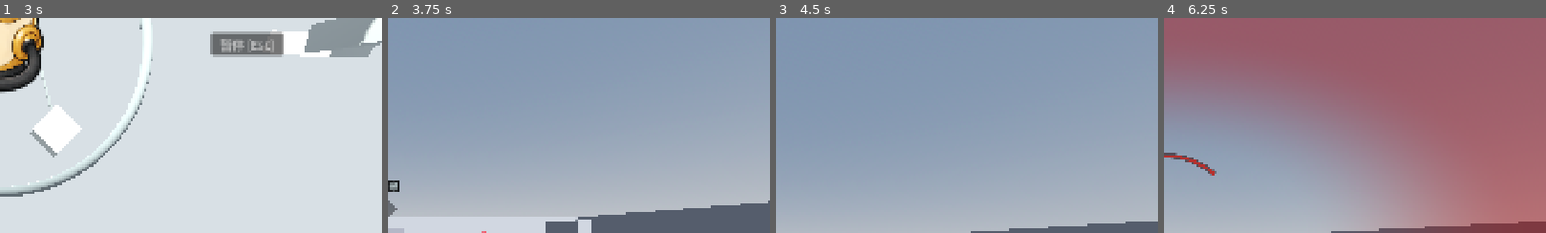
Above: before the commit, frames 1-4 (left to right).
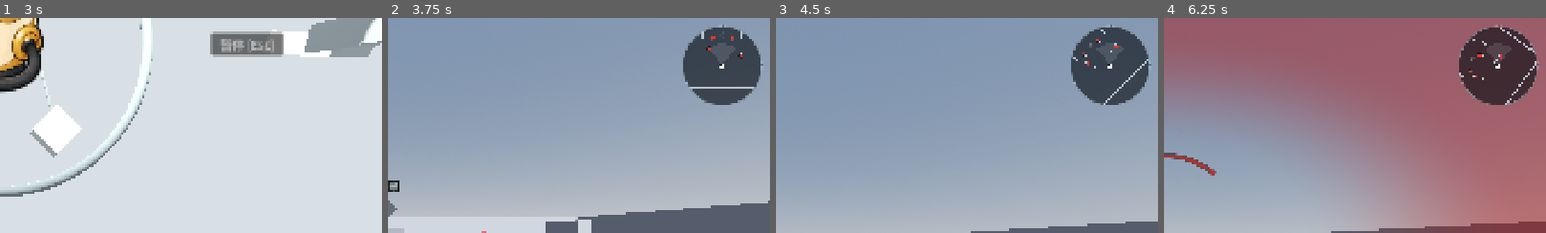
Above: after the commit, the same moments.

Repository: kyrie21z/Battlefield-Rouge
Game: Godot game, scene res://ui/game_start.tscn
Same seed, same stepped clock (60 frames per second), same inputs: the game is played once before the commit and once after it. Sound files missing from this copy of the repository are replaced by a short silence.
Inputs (mouse positions are % of the whole screen's width and height, from its top left):
- Up to frame 1 (3 s): click "下一句 [Enter]" at 0.5 s; click "下一句 [Enter]" at 1.25 s; tap Enter at 2 s; move the mouse to (72, 45) at 2.02 s; hold D (move_right) 2.03-2.75 s; hold Right mouse button (aim) 2.03-2.75 s; click (72, 45) at 2.17 s; tap Space (jump) at 2.27 s; tap V (melee) at 2.3 s; click "确定，开始行动" at 2.75 s
- Up to frame 2 (3.75 s): click (26, 54) at 3.5 s
- Up to frame 3 (4.5 s): move the mouse to (45, 50) at 4.27 s; hold W (move_forward) from 4.28 s (still down); tap V (melee) at 4.35 s; click (45, 50) at 4.42 s
- Up to frame 4 (6.25 s): keep holding W (move_forward); tap Space (jump) at 4.52, 6.02 s; tap G (shield) at 4.55, 5.1 s; move the mouse to (52, 48) at 5.02 s; click (52, 48) at 5.17 s; tap 1 at 5.3, 5.85 s; move the mouse to (49, 52) at 5.77 s; click (49, 52) at 5.92 s; right-click (49, 52) at 6.05 s
The pictures show only the part of the screen within x 50-100%, y 0-50%; the shares and areas given below are measured in that part.

Frame 1 is identical in both runs. In frame 2, 5.9% of the frame differs, in the area x 77-99%, y 3-41%; in frame 3, 5.9%; in frame 4, 6.1%.

Commit message:
feat: HUD minimap
Top-right circular minimap (200 px, 28 m radius), player-centred and
rotating with the view. Draws the map's Geometry boxes top-down, living
enemies as red dots (fainter while fleeing), the boss as a diamond, the
capture point and buff pedestal in their marker colours with rim arrows
when out of range, and a red rim pulse where reinforcements spawn. Hidden
while scoped, dead or choosing a buff.

ZoneDirector gains a read-only living_enemies() and a
reinforcement_spawned(position) signal; no sim change, fixture hashes
unchanged.

Implemented by CDS (deepseek-v4.1-flash), reviewed and adjusted by Claude.

Co-Authored-By: Claude Opus 5.5 <noreply@anthropic.com>

Diff:
--- /dev/null
+++ b/tests/minimap_proof.gd
@@ -0,0 +1,99 @@
+extends Node
+## Native-window proof frames for the HUD minimap:
+##   godot --path . res://tests/minimap_proof.tscn -- --out=docs/proof/minimap
+## Frames: 01 zone 1 at the start, 02 after a 90 degree turn, 03 a
+## reinforcement pulse plus an out-of-range capture arrow, 04 the boss map.
+## Needs a real display.
+
+const ZONE := "res://maps/zone_1.tscn"
+
+var _out_dir := "res://docs/proof/minimap"
+var _player: Player
+var _director: ZoneDirector
+
+
+func _ready() -> void:
+	for arg in OS.get_cmdline_user_args():
+		if arg.begins_with("--out="):
+			_out_dir = arg.trim_prefix("--out=")
+	_out_dir = ProjectSettings.globalize_path(_out_dir)
+	if DisplayServer.get_name() == "headless":
+		push_error("minimap proof needs a native display")
+		get_tree().quit(1)
+		return
+	DirAccess.make_dir_recursive_absolute(_out_dir)
+	DisplayServer.window_set_size(Vector2i(1280, 720))
+
+	RunState.start_fixture(RunFixture.by_id("FX-001"))
+	var scene: Node = load(ZONE).instantiate()
+	add_child(scene)
+	await _frames(3)
+	await _press_one()
+	get_tree().paused = false
+	_player = scene.get_node("Player") as Player
+	_director = scene.get_node("ZoneDirector") as ZoneDirector
+	_freeze_actors()
+	_player.set_physics_process(false)
+	_player.global_position = Vector3(0.0, 0.0, 14.0)
+	_player.global_rotation = Vector3.ZERO
+	await _seconds(0.3)
+	_shot("01_zone1_start")
+
+	_player.global_rotation = Vector3(0.0, PI * 0.5, 0.0)
+	await _seconds(0.2)
+	_shot("02_turned_90")
+
+	_player.global_position = Vector3(28.0, 0.0, 28.0)
+	_player.global_rotation = Vector3.ZERO
+	await _seconds(0.2)
+	_director._spawn_one()
+	await _seconds(0.15)
+	_shot("03_reinforcement_pulse")
+
+	scene.queue_free()
+	await _frames(2)
+	RunState.start_fixture(RunFixture.by_id("FX-002"))
+	var boss_scene: Node = load("res://maps/boss.tscn").instantiate()
+	add_child(boss_scene)
+	await _frames(5)
+	get_tree().paused = false
+	_player = boss_scene.get_node("Player") as Player
+	_director = boss_scene.get_node("ZoneDirector") as ZoneDirector
+	_freeze_actors()
+	_player.set_physics_process(false)
+	_player.global_position = Vector3(0.0, 0.0, -7.0)
+	_player.global_rotation = Vector3.ZERO
+	await _seconds(0.3)
+	_shot("04_boss")
+	print("proof frames written to %s" % _out_dir)
+	get_tree().quit(0)
+
+
+func _freeze_actors() -> void:
+	for node in get_tree().get_nodes_in_group("enemy"):
+		(node as Enemy).set_physics_process(false)
+
+
+func _press_one() -> void:
+	var choose := InputEventKey.new()
+	choose.physical_keycode = KEY_1
+	choose.pressed = true
+	Input.parse_input_event(choose)
+	await _frames(2)
+	choose.pressed = false
+	Input.parse_input_event(choose)
+	await _frames(3)
+
+
+func _shot(name: String) -> void:
+	var image := get_viewport().get_texture().get_image()
+	image.save_jpg("%s/%s.jpg" % [_out_dir, name], 0.88)
+
+
+func _seconds(t: float) -> void:
+	await get_tree().create_timer(t, true, false, true).timeout
+
+
+func _frames(count: int) -> void:
+	for i in count:
+		await get_tree().process_frame
--- /dev/null
+++ b/tests/minimap_proof.tscn
@@ -0,0 +1,6 @@
+[gd_scene load_steps=2 format=3]
+
+[ext_resource type="Script" path="res://tests/minimap_proof.gd" id="1_proof"]
+
+[node name="MinimapProof" type="Node"]
+script = ExtResource("1_proof")
--- /dev/null
+++ b/tests/minimap_test.gd
@@ -0,0 +1,168 @@
+extends Node
+## Headless check of the HUD minimap:
+##   godot --headless --path . res://tests/minimap_test.tscn
+## Presentation only: geometry, the world-to-map transform, marker visibility,
+## rim clamping, reinforcement pulses and the scope hiding rule.
+
+var _failures := 0
+var _finished := false
+var _player: Player
+var _director: ZoneDirector
+var _map: Minimap
+
+
+func _ready() -> void:
+	await _run()
+	var ok := _failures == 0 and _finished
+	print("%s (%d failed%s)" % ["ALL PASSED" if ok else "FAIL", _failures,
+		"" if _finished else ", run did not finish"])
+	get_tree().quit(0 if ok else 1)
+
+
+func _run() -> void:
+	var scene: Node = load("res://maps/zone_1.tscn").instantiate()
+	add_child(scene)
+	await get_tree().process_frame
+	_choose_entry(scene)
+	await _frames(3)
+	_player = scene.get_node("Player") as Player
+	_director = scene.get_node("ZoneDirector") as ZoneDirector
+	_map = scene.get_node("HUD/Minimap") as Minimap
+	for node in get_tree().get_nodes_in_group("enemy"):
+		(node as Enemy).set_physics_process(false)
+	_player.global_position = Vector3.ZERO
+	_player.global_rotation = Vector3.ZERO
+	await _frames(3)
+
+	await _test_scope_hide()
+	_test_geometry()
+	await _test_transform()
+	await _test_enemies()
+	_test_capture_clamp()
+	await _test_reinforcement_pulse()
+	await _test_boss()
+	_finished = true
+
+
+func _test_scope_hide() -> void:
+	print("== the scope takes the minimap away")
+	_player.weapon.select(2)
+	Input.action_press("aim")
+	await _seconds(0.7)
+	_check("sniping is scoped", _player.weapon.is_scoped())
+	await _frames(2)
+	_check("the minimap hides behind the scope", not _map.visible)
+	Input.action_release("aim")
+	await _seconds(0.7)
+	await _frames(2)
+	_check("and comes back when the scope goes down", _map.visible)
+
+
+func _test_geometry() -> void:
+	print("== level geometry")
+	_check("geometry polygons were read (%d)" % _map.geometry_count(), _map.geometry_count() > 0)
+	var covers_centre := false
+	for poly in _map._geometry:
+		if Geometry2D.is_point_in_polygon(Vector2.ZERO, poly):
+			covers_centre = true
+	_check("the floor is excluded", not covers_centre)
+
+
+func _test_transform() -> void:
+	print("== world to map")
+	var centre := _map.size * 0.5
+	_player.global_position = Vector3.ZERO
+	_player.global_rotation = Vector3.ZERO
+	await _frames(1)
+	var ahead := _map.to_map(Vector3(0.0, 0.0, -10.0))
+	_check("10 m ahead maps above the centre", ahead.y < centre.y - 10.0 and absf(ahead.x - centre.x) < 0.5)
+	var right := _map.to_map(Vector3(10.0, 0.0, 0.0))
+	_check("10 m right maps to the right", right.x > centre.x + 10.0 and absf(right.y - centre.y) < 0.5)
+	_check("both directions use the same scale",
+		is_equal_approx(centre.y - ahead.y, right.x - centre.x))
+	_player.global_rotation = Vector3(0.0, PI * 0.5, 0.0)
+	await _frames(1)
+	var turned := _map.to_map(Vector3(0.0, 0.0, -10.0))
+	_check("after a 90 deg turn the same point is to the right",
+		turned.x > centre.x + 10.0 and absf(turned.y - centre.y) < 0.5)
+	_check("turning does not change the distance",
+		is_equal_approx(ahead.distance_to(centre), turned.distance_to(centre)))
+	_player.global_rotation = Vector3.ZERO
+	await _frames(1)
+
+
+func _test_enemies() -> void:
+	print("== enemy markers")
+	_check("the guards are living", _director.living_enemies().size() >= 2)
+	var before := _map.visible_enemy_count()
+	var victim: Enemy = _director.living_enemies()[0]
+	victim.global_position = _player.global_position + Vector3(100.0, 0.0, 0.0)
+	await _frames(1)
+	_check("an enemy beyond range is not drawn", _map.visible_enemy_count() == before - 1)
+	victim.global_position = _player.global_position + Vector3(5.0, 0.0, 0.0)
+	await _frames(1)
+	var living := _director.living_enemies()
+	victim.health.apply_damage(9999.0, Hitbox.BodyPart.BODY)
+	await _frames(2)
+	_check("a dead enemy leaves living_enemies", _director.living_enemies().size() == living.size() - 1
+		and not _director.living_enemies().has(victim))
+
+
+func _test_capture_clamp() -> void:
+	print("== out-of-range objectives")
+	_player.set_physics_process(false)
+	_player.global_position = Vector3(100.0, 0.0, 0.0)
+	var centre := _map.size * 0.5
+	var limit := minf(_map.size.x, _map.size.y) * 0.5 - Minimap.RIM_WIDTH - Minimap.MARKER_RADIUS - 2.0
+	var rim := _map.rim_position(_director.capture_point.global_position)
+	_check("the capture point clamps to the rim", absf(rim.distance_to(centre) - limit) < 0.5)
+	var wanted := (_map.to_map(_director.capture_point.global_position) - centre).normalized()
+	_check("and keeps its direction", (rim - centre).normalized().dot(wanted) > 0.99)
+
+
+func _test_reinforcement_pulse() -> void:
+	print("== reinforcement warning")
+	var emitted: Array[Vector3] = []
+	_director.reinforcement_spawned.connect(func(position: Vector3) -> void: emitted.append(position))
+	_director._spawn_one()
+	_check("spawning a reinforcement signals its position", emitted.size() == 1)
+	_check("the minimap starts a pulse", _map.pulse_count() == 1)
+	await _seconds(1.35)
+	_check("the pulse expires", _map.pulse_count() == 0)
+
+
+func _test_boss() -> void:
+	print("== the boss on the boss map")
+	_player.get_parent().queue_free()
+	await _frames(2)
+	RunState.zone_index = 2
+	var boss_scene: Node = load("res://maps/boss.tscn").instantiate()
+	add_child(boss_scene)
+	await _frames(3)
+	var boss_director := boss_scene.get_node("ZoneDirector") as ZoneDirector
+	_check("the boss is alive", boss_director.boss != null and not boss_director.boss.health.is_dead())
+	_check("living_enemies includes the boss",
+		boss_director.boss != null and boss_director.living_enemies().has(boss_director.boss))
+	_check("the boss map minimap was set up",
+		(boss_scene.get_node("HUD/Minimap") as Minimap).geometry_count() > 0)
+
+
+func _choose_entry(scene: Node) -> void:
+	var director := scene.get_node("ZoneDirector") as ZoneDirector
+	if is_instance_valid(director.selection):
+		(director.selection.get_node("Center/Box/Choices/Choice1") as Button).pressed.emit()
+
+
+func _seconds(seconds: float) -> void:
+	await get_tree().create_timer(seconds).timeout
+
+
+func _frames(count: int) -> void:
+	for i in count:
+		await get_tree().process_frame
+
+
+func _check(label: String, ok: bool) -> void:
+	if not ok:
+		_failures += 1
+	print("  [%s] %s" % ["ok" if ok else "FAIL", label])
--- /dev/null
+++ b/tests/minimap_test.tscn
@@ -0,0 +1,6 @@
+[gd_scene load_steps=2 format=3]
+
+[ext_resource type="Script" path="res://tests/minimap_test.gd" id="1_test"]
+
+[node name="MinimapTest" type="Node"]
+script = ExtResource("1_test")
--- a/ui/hud.gd
+++ b/ui/hud.gd
@@ -112,6 +112,7 @@
 @onready var _objectives: ObjectivePanel = $Top
 @onready var _boss_health: BossHealth = $BossHealth
 @onready var _markers: Control = $WorldMarkers
+@onready var _minimap: Minimap = $Minimap
 @onready var _buffs: BuffBar = $BuffBar
 @onready var _combat_feedback: Label = $CombatFeedback
 @onready var _strike_bar: StrikeBar = $StrikeBar
@@ -162,6 +163,7 @@
 		_markers.add_child(marker)
 		marker.setup(kind, _director, _player)
 	_strike_bar.setup(_director.capture_point)
+	_minimap.setup(_director, _player)
 	_director.capture_point.struck.connect(_on_capture_struck)
 	_director.capture_point.fractured.connect(_on_capture_fractured)
 	_director.capture_point.captured.connect(_on_capture_captured)
@@ -202,6 +204,10 @@
 	if scoped:
 		_reticle.zoom = _player.weapon.zoom_level()
 		_reticle.queue_redraw()
+	# The scope owns the screen; the buff and end screens are layer-10 overlays
+	# above the HUD, so this only has to handle the scope and death.
+	_minimap.visible = not scoped and not _player.health.is_dead() \
+		and _director.phase != ZoneDirector.Phase.BUFF_SELECT
 
 
 func _on_zoom_changed(level: float) -> void:
--- a/ui/hud.tscn
+++ b/ui/hud.tscn
@@ -15,6 +15,7 @@
 [ext_resource type="Script" path="res://ui/buff_bar.gd" id="13_buff_bar"]
 [ext_resource type="Shader" path="res://ui/damage_vignette.gdshader" id="14_vignette"]
 [ext_resource type="Script" path="res://ui/damage_indicator.gd" id="15_indicator"]
+[ext_resource type="Script" path="res://ui/minimap.gd" id="16_minimap"]
 
 [sub_resource type="ShaderMaterial" id="ShaderMaterial_hurt"]
 shader = ExtResource("14_vignette")
@@ -207,6 +208,19 @@
 grow_vertical = 2
 mouse_filter = 2
 
+[node name="Minimap" type="Control" parent="."]
+anchors_preset = 1
+anchor_left = 1.0
+anchor_right = 1.0
+offset_left = -220.0
+offset_top = 20.0
+offset_right = -20.0
+offset_bottom = 220.0
+grow_horizontal = 0
+grow_vertical = 1
+mouse_filter = 2
+script = ExtResource("16_minimap")
+
 [node name="Top" type="Control" parent="."]
 offset_left = 32.0
 offset_top = 24.0
--- /dev/null
+++ b/ui/minimap.gd
@@ -0,0 +1,291 @@
+class_name Minimap
+extends Control
+## Top-right circular minimap. Player-centred, so "up" is where the player
+## faces; the map turns with the player instead of the player icon. Reads the
+## zone director and actors (ui -> zone -> actors) and never writes them.
+##
+## Level geometry is read once in setup(): every StaticBody3D under the map's
+## Geometry node with a BoxShape3D becomes a world XZ quad. The floor is
+## skipped. Each frame only transforms and clips those cached quads.
+
+## Map radius in metres. Enemies farther than this are not drawn.
+const RANGE_METERS := 28.0
+const DISC_COLOR := Color(0.02, 0.04, 0.06, 0.62)
+const RIM_COLOR := Color(0.78, 0.86, 0.92, 0.5)
+const RIM_WIDTH := 2.0
+const GEOMETRY_COLOR := Color(0.85, 0.89, 0.93, 0.8)
+const PLAYER_COLOR := Color(0.96, 0.98, 1.0)
+const ENEMY_RADIUS := 4.0
+const ENEMY_COLOR := Color(0.95, 0.2, 0.15)
+## Retreating minions stay on the map, just fainter.
+const ENEMY_FLEE_ALPHA := 0.4
+const BOSS_RADIUS := 9.0
+const BOSS_COLOR := Color(0.75, 0.08, 0.1)
+const MARKER_RADIUS := 5.0
+const PEDESTAL_RADIUS := 4.5
+const PULSE_TIME := 1.2
+const PULSE_COLOR := Color(1.0, 0.2, 0.15)
+const VIEW_CONE_RADIUS := 0.55
+const VIEW_CONE_ALPHA := 0.12
+## A box this large on both XZ sides is floor, not cover.
+const MAX_FOOTPRINT := 60.0
+const CIRCLE_SEGMENTS := 32
+const OUTLINE_WIDTH := 1.2
+
+var _director: ZoneDirector
+var _player: Player
+var _geometry: Array[PackedVector2Array] = []
+var _pulses: Array[Dictionary] = []
+var _circle := PackedVector2Array()
+var _circle_radius := 0.0
+var _circle_center := Vector2.ZERO
+
+
+## The HUD calls this once. Geometry is read here, not every frame.
+func setup(director: ZoneDirector, player: Player) -> void:
+	_director = director
+	_player = player
+	mouse_filter = Control.MOUSE_FILTER_IGNORE
+	_read_geometry()
+	if not director.reinforcement_spawned.is_connected(add_reinforcement):
+		director.reinforcement_spawned.connect(add_reinforcement)
+	queue_redraw()
+
+
+func _process(delta: float) -> void:
+	for i in range(_pulses.size() - 1, -1, -1):
+		_pulses[i]["age"] = float(_pulses[i]["age"]) + delta
+		if float(_pulses[i]["age"]) >= PULSE_TIME:
+			_pulses.remove_at(i)
+	queue_redraw()
+
+
+## Screen position of a world point on this control. The player is the centre
+## and their forward is up.
+func to_map(world: Vector3) -> Vector2:
+	var centre := size * 0.5
+	if _player == null:
+		return centre
+	var to := Vector2(world.x - _player.global_position.x, world.z - _player.global_position.z)
+	var right := Vector2(_player.global_basis.x.x, _player.global_basis.x.z).normalized()
+	var forward := Vector2(-_player.global_basis.z.x, -_player.global_basis.z.z).normalized()
+	return centre + Vector2(to.dot(right), -to.dot(forward)) * _map_scale()
+
+
+## Where an out-of-range objective's arrow sits: just inside the rim.
+func rim_position(world: Vector3) -> Vector2:
+	var centre := size * 0.5
+	var at := to_map(world)
+	var offset := at - centre
+	var limit := _map_scale() * RANGE_METERS - MARKER_RADIUS - 2.0
+	if offset.length() <= limit:
+		return at
+	return centre + offset.normalized() * limit
+
+
+## Living enemies within map range. For tests and proofs.
+func visible_enemy_count() -> int:
+	if _director == null:
+		return 0
+	var count := 0
+	for enemy in _director.living_enemies():
+		if is_instance_valid(enemy) and _flat_distance(enemy.global_position) <= RANGE_METERS:
+			count += 1
+	return count
+
+
+func geometry_count() -> int:
+	return _geometry.size()
+
+
+func pulse_count() -> int:
+	return _pulses.size()
+
+
+## A reinforcement appeared: pulse at its spot, or on the rim if it is far.
+func add_reinforcement(position: Vector3) -> void:
+	_pulses.append({"position": position, "age": 0.0})
+
+
+func _read_geometry() -> void:
+	_geometry.clear()
+	if _director == null:
+		return
+	var root := _director.get_parent()
+	var geometry := root.get_node_or_null("Geometry") if root != null else null
+	if geometry == null:
+		return
+	for node in geometry.get_children():
+		var body := node as StaticBody3D
+		if body == null:
+			continue
+		if String(body.name) == "Floor":
+			continue
+		for child in body.get_children():
+			var shape_node := child as CollisionShape3D
+			if shape_node == null or not (shape_node.shape is BoxShape3D):
+				continue
+			var box_size := (shape_node.shape as BoxShape3D).size
+			if box_size.x > MAX_FOOTPRINT and box_size.z > MAX_FOOTPRINT:
+				break
+			var xform := shape_node.global_transform
+			var quad := PackedVector2Array()
+			for corner in [Vector3(-0.5, 0.0, -0.5), Vector3(0.5, 0.0, -0.5),
+					Vector3(0.5, 0.0, 0.5), Vector3(-0.5, 0.0, 0.5)]:
+				var world := xform * Vector3(corner.x * box_size.x, 0.0, corner.z * box_size.z)
+				quad.append(Vector2(world.x, world.z))
+			_geometry.append(quad)
+			break
+
+
+func _map_scale() -> float:
+	return (minf(size.x, size.y) * 0.5 - RIM_WIDTH) / RANGE_METERS
+
+
+func _flat_distance(world: Vector3) -> float:
+	if _player == null:
+		return INF
+	return Vector2(world.x - _player.global_position.x, world.z - _player.global_position.z).length()
+
+
+func _draw() -> void:
+	if _director == null or _player == null or size.x <= 0.0 or size.y <= 0.0:
+		return
+	var centre := size * 0.5
+	var radius := minf(size.x, size.y) * 0.5
+	draw_circle(centre, radius, DISC_COLOR)
+	_draw_geometry(centre, radius)
+	draw_arc(centre, radius - RIM_WIDTH * 0.5, 0.0, TAU, 64, RIM_COLOR, RIM_WIDTH, true)
+	_draw_view_cone(centre, radius)
+	# Enemies first: the boss and the objectives always stay on top of a crowd.
+	_draw_enemies(centre)
+	_draw_objectives()
+	_draw_pulses(centre, radius)
+	_draw_player(centre)
+
+
+func _draw_geometry(centre: Vector2, radius: float) -> void:
+	var clip := _circle_polygon(centre, radius - RIM_WIDTH)
+	for quad in _geometry:
+		var mapped := PackedVector2Array()
+		for point in quad:
+			mapped.append(to_map(Vector3(point.x, 0.0, point.y)))
+		for piece in Geometry2D.intersect_polygons(mapped, clip):
+			if piece.size() >= 3:
+				draw_colored_polygon(piece, GEOMETRY_COLOR)
+
+
+## Cached convex polygon for the circular clip; rebuilt only when the size moves.
+func _circle_polygon(centre: Vector2, radius: float) -> PackedVector2Array:
+	if _circle.size() == CIRCLE_SEGMENTS and is_equal_approx(_circle_radius, radius) \
+			and _circle_center.is_equal_approx(centre):
+		return _circle
+	_circle = PackedVector2Array()
+	for i in CIRCLE_SEGMENTS:
+		var angle := TAU * float(i) / float(CIRCLE_SEGMENTS)
+		_circle.append(centre + Vector2(cos(angle), sin(angle)) * radius)
+	_circle_radius = radius
+	_circle_center = centre
+	return _circle
+
+
+func _draw_view_cone(centre: Vector2, radius: float) -> void:
+	var fov := deg_to_rad(_player.view_camera.fov)
+	var reach := radius * VIEW_CONE_RADIUS
+	var points := PackedVector2Array([centre])
+	for i in 9:
+		var angle := -fov * 0.5 + fov * float(i) / 8.0
+		points.append(centre + Vector2(sin(angle), -cos(angle)) * reach)
+	points.append(centre)
+	draw_colored_polygon(points, Color(PLAYER_COLOR, VIEW_CONE_ALPHA))
+
+
+func _draw_objectives() -> void:
+	var point := _director.capture_point
+	if point != null and not point.is_captured():
+		var color := CapturePoint.COLOR_LOCKED if point.locked else CapturePoint.COLOR_OPEN
+		_draw_objective(point.global_position, color, point.locked)
+	var pedestal := _director.buff_pedestal
+	if is_instance_valid(pedestal):
+		_draw_objective(pedestal.global_position, CapturePoint.COLOR_CAPTURED, false, PEDESTAL_RADIUS)
+	var boss := _director.boss
+	if is_instance_valid(boss) and not boss.health.is_dead():
+		_draw_boss(boss.global_position)
+
+
+## In range: filled dot, or a hollow ring while the building is locked.
+## Out of range: a small triangle on the rim pointing that way.
+func _draw_objective(world: Vector3, color: Color, hollow: bool, radius := MARKER_RADIUS) -> void:
+	if _flat_distance(world) > RANGE_METERS:
+		_draw_rim_arrow(world, color)
+		return
+	var at := to_map(world)
+	if hollow:
+		draw_arc(at, radius, 0.0, TAU, 20, color, OUTLINE_WIDTH + 0.6, true)
+	else:
+		draw_circle(at, radius + 1.0, Color(0.0, 0.0, 0.0, 0.5))
+		draw_circle(at, radius, color)
+
+
+func _draw_boss(world: Vector3) -> void:
+	if _flat_distance(world) > RANGE_METERS:
+		_draw_rim_arrow(world, BOSS_COLOR)
+		return
+	var at := to_map(world)
+	var diamond := PackedVector2Array([at + Vector2(0.0, -BOSS_RADIUS), at + Vector2(BOSS_RADIUS, 0.0),
+		at + Vector2(0.0, BOSS_RADIUS), at + Vector2(-BOSS_RADIUS, 0.0)])
+	draw_colored_polygon(diamond, BOSS_COLOR)
+	var outline := diamond.duplicate()
+	outline.append(diamond[0])
+	draw_polyline(outline, Color(1.0, 0.44, 0.28, 0.9), 1.6, true)
+
+
+func _draw_rim_arrow(world: Vector3, color: Color) -> void:
+	var centre := size * 0.5
+	var at := to_map(world)
+	var direction := (at - centre).normalized()
+	if direction.is_zero_approx():
+		direction = Vector2.UP
+	var base := centre + direction * (minf(size.x, size.y) * 0.5 - RIM_WIDTH - 12.0)
+	var tip := base + direction * 9.0
+	var side := direction.orthogonal() * 4.5
+	draw_colored_polygon(PackedVector2Array([tip, base + side, base - side]), color)
+
+
+func _draw_enemies(centre: Vector2) -> void:
+	var limit := _map_scale() * RANGE_METERS
+	for enemy in _director.living_enemies():
+		if not is_instance_valid(enemy) or enemy.is_boss:
+			continue
+		if _flat_distance(enemy.global_position) > RANGE_METERS:
+			continue
+		var at := to_map(enemy.global_position)
+		if at.distance_to(centre) > limit:
+			continue
+		var alpha := ENEMY_FLEE_ALPHA if enemy.state == Enemy.State.FLEE else 1.0
+		draw_circle(at, ENEMY_RADIUS + 1.2, Color(0.0, 0.0, 0.0, 0.5 * alpha))
+		draw_circle(at, ENEMY_RADIUS, Color(ENEMY_COLOR, alpha))
+
+
+func _draw_pulses(centre: Vector2, radius: float) -> void:
+	for pulse in _pulses:
+		var t := float(pulse.age) / PULSE_TIME
+		var color := Color(PULSE_COLOR, (1.0 - t) * 0.85)
+		var world: Vector3 = pulse.position
+		if _flat_distance(world) <= RANGE_METERS:
+			draw_arc(to_map(world), 4.0 + 12.0 * t, 0.0, TAU, 24, color, 2.0, true)
+		else:
+			var direction := (to_map(world) - centre).normalized()
+			if direction.is_zero_approx():
+				direction = Vector2.UP
+			var rim := centre + direction * (radius - RIM_WIDTH - 6.0)
+			draw_circle(rim, 3.0 + 3.0 * (1.0 - t), color)
+
+
+func _draw_player(centre: Vector2) -> void:
+	var chevron := PackedVector2Array([centre + Vector2(0.0, -9.0), centre + Vector2(6.0, 6.0),
+		centre + Vector2(0.0, 3.0), centre + Vector2(-6.0, 6.0)])
+	var outline := chevron.duplicate()
+	outline.append(chevron[0])
+	draw_polyline(outline, Color(0.0, 0.0, 0.0, 0.8), 2.0, true)
+	draw_colored_polygon(chevron, PLAYER_COLOR)
--- a/zone/zone_director.gd
+++ b/zone/zone_director.gd
@@ -21,6 +21,9 @@
 signal objective_changed(text: String)
 signal phase_changed(phase: Phase)
 signal enemies_changed(alive: int, total: int)
+## A reinforcement was placed in the zone. Emitted after placement for
+## listeners; it never changes the spawn order or the run's timing.
+signal reinforcement_spawned(position: Vector3)
 
 const BUFF_SELECT := preload("res://ui/buff_select.tscn")
 const RUN_END := preload("res://ui/run_end.tscn")
@@ -263,6 +266,7 @@
 	_watch_departure(enemy)
 	enemy.setup(_player, _cover_points, _firing_board)
 	enemy.begin_hunt()
+	reinforcement_spawned.emit(enemy.global_position)
 
 
 func _watch_departure(enemy: Enemy) -> void:
@@ -294,6 +298,15 @@
 		if enemy == null or enemy.is_boss or enemy.state == Enemy.State.DEAD:
 			continue
 		found.append(enemy)
+	return found
+
+
+## Every living enemy in this zone, guards, reinforcements (also while they
+## flee) and the boss. Read-only.
+func living_enemies() -> Array[Enemy]:
+	var found := _living_minions()
+	if boss != null and is_instance_valid(boss) and not boss.health.is_dead():
+		found.append(boss)
 	return found
 
 
Binary file added: docs/proof/minimap/01_zone1_start.jpg
Binary file added: docs/proof/minimap/02_turned_90.jpg
Binary file added: docs/proof/minimap/03_reinforcement_pulse.jpg
Binary file added: docs/proof/minimap/04_boss.jpg
Not shown, added: tests/minimap_proof.gd.uid
Not shown, added: tests/minimap_test.gd.uid
Not shown: 1 places in ui/hud.tscn that only renumber resources
Not shown, added: ui/minimap.gd.uid
Not shown, changed: GLOSSARY.md
